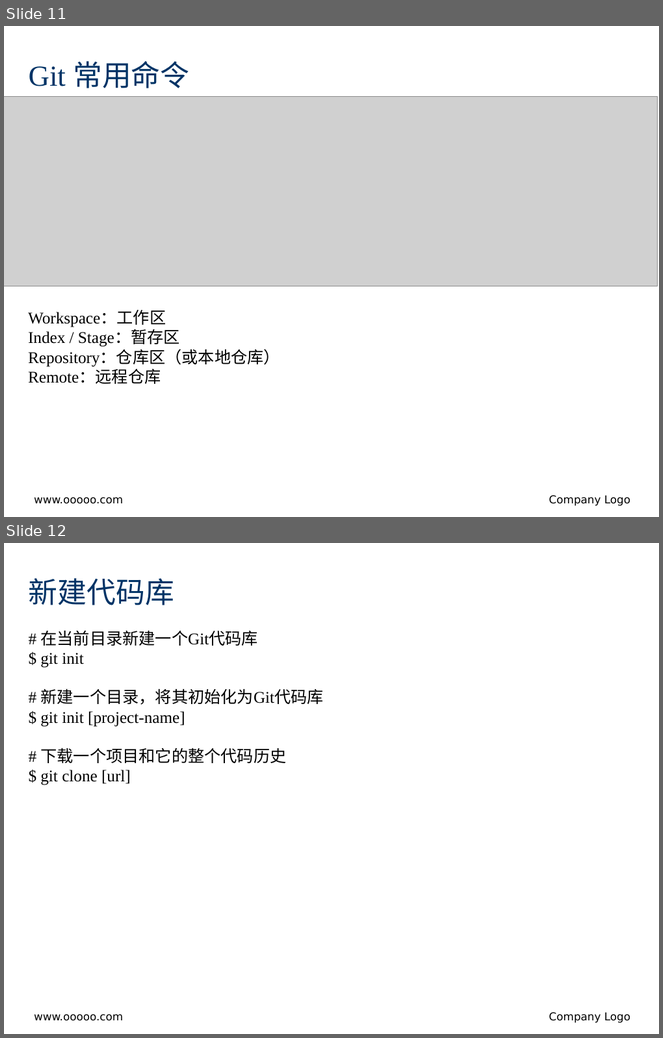
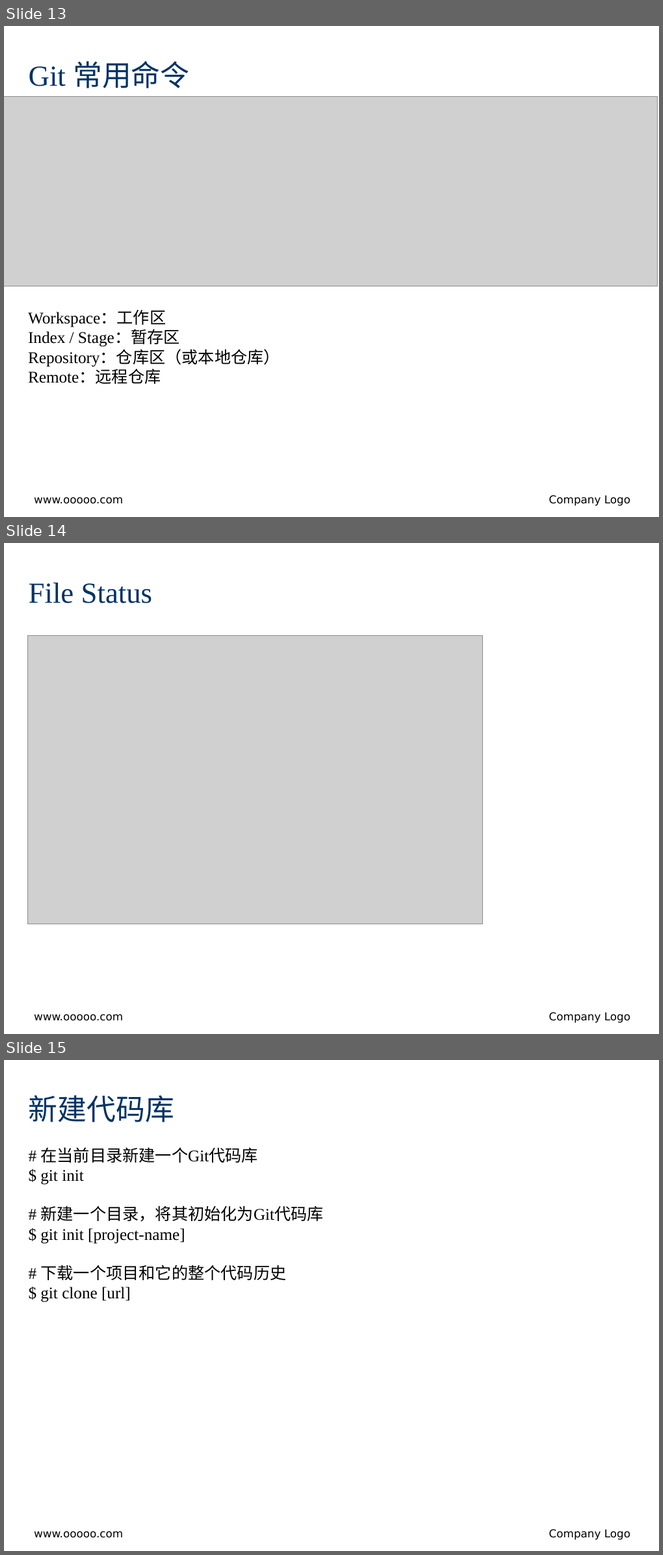
Before and after one commit to jinzhao-china/git.learning, a slide deck: Git Workflow.pptx. Shown one above the other, each under a label of ours: slides 11 and 12 before the commit, slides 13, 14 and 15 after it. The pictures are 663x1038 and 663x1555 pixels, drawn with LibreOffice and Linux fonts; fonts in the diff are those of the drawing; grey boxes stand for pictures; background and template pictures are left out. Boxes give left, top, right and bottom in pixels: in the first picture for what was removed or moved away, otherwise in the second. Text is boxed around its words. In the diff, an @@ line names an element or a change of style, - is before the commit and + after.

```diff
--- a/Git Workflow.pptx
+++ b/Git Workflow.pptx
@@ slide 14 added at <box>4,543,659,1034</box>, background #FFFFFF; not listed: 1 template element that a slide beside it also shows @@
@@ title added at <box>29,583,152,603</box>, 32 pt, text #003366 @@
+File Status
@@ picture added at <box>27,636,482,925</box> @@
@@ text added at <box>34,1014,123,1021</box>, 12 pt, text #000000 @@
+www.ooooo.com
@@ text added at <box>549,1012,631,1023</box>, 12 pt, text #000000 @@
+Company Logo
@@ what was slide 11 is now slide 13 @@
@@ what was slide 12 is now slide 15 @@
```
Also in this commit, not shown: 1 slide changed, 2 other slides added.
